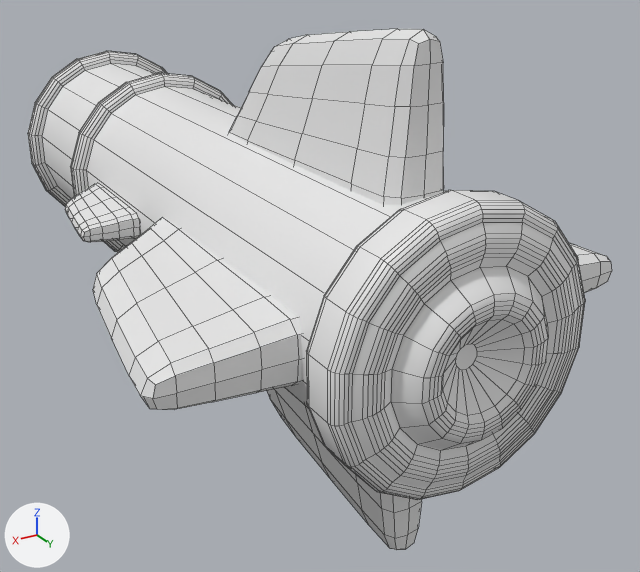
One commit to the FBX model Assets/Models/Rocket2.fbx: the scene before it, then after it.
Before and after are seen from a 50 mm camera at (0.588, 0.618, 0.459) aimed at (-0.171, -0.647, -0.174). Every picture has the same lights, and +X, +Y and +Z are marked at lower left. Mesh edges are drawn as thin lines. Where no turn or scale is listed for an object, it has been applied to the vertices.
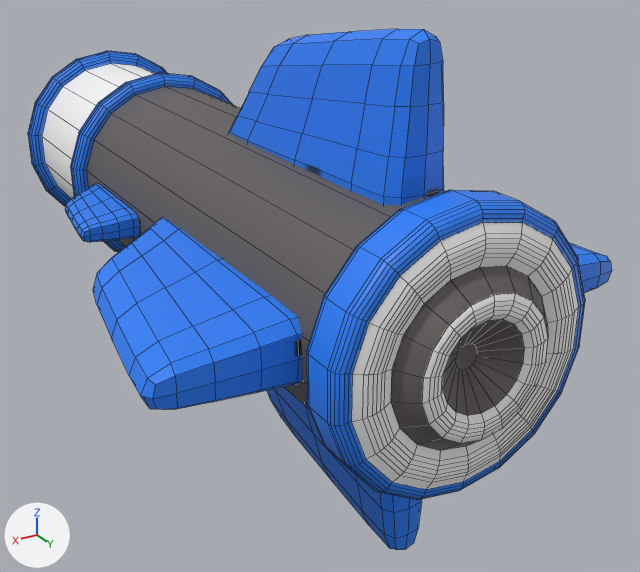
The newer file is also turned or shifted as a whole; pictures and numbers use the older file's frame.

Where the change shows, as pixel boxes [x1, y1, x2, y2] in the pictures (640 x 572 px):
```json
{"object": "Cylinder.006", "change": "surface changed", "before": [28, 51, 585, 500], "after": [28, 51, 585, 500]}
{"object": "Cube.006", "change": "surface changed, recoloured", "before": [93, 29, 612, 550], "after": [93, 29, 612, 550], "on screen": "white to blue"}
{"object": "Cube.009", "change": "surface changed", "before": [65, 183, 140, 242], "after": [65, 183, 140, 242], "on screen": "white to blue"}
```

Scene script edits in JSON lines:
```json
{"op": "add", "block": "img_rocket2_png", "code": ["img_rocket2_png = load_image('Rocket2.png', '../Textures/Rocket2.png', 1024, 1024, 'sRGB')"]}
{"block": "mat_r2base", "where": "n2 = _N.new('ShaderNodeTexImage'); n2.name = 'Image Texture'"}
{"op": "set", "path": "n2.image", "old": "img_r2basenormal_png", "new": "img_rocket2_png"}
{"op": "add", "block": "mat_r2base", "code": "n4 = _N.new('ShaderNodeTexImage'); n4.name = 'Image Texture.001'"}
{"op": "add", "block": "mat_r2base", "code": "n4.image = img_r2basenormal_png"}
{"block": "mat_r2base", "where": "n3 = _N.new('ShaderNodeNormalMap'); n3.name = 'Normal Map'"}
{"op": "remove", "block": "mat_r2base", "code": "_L.new(n2.outputs[0], n3.inputs[1])  # 'Color' to 'Color'"}
{"block": "mat_r2base", "where": "n0 = _N.new('ShaderNodeBsdfPrincipled'); n0.name = 'Principled BSDF'"}
{"op": "add", "block": "mat_r2base", "code": "_L.new(n2.outputs[0], n0.inputs[0])  # 'Color' to 'Base Color'"}
{"op": "add", "block": "mat_r2base", "code": "_L.new(n4.outputs[0], n3.inputs[1])  # 'Color' to 'Color'"}
{"block": "me_cube_027", "where": "me_cube_027.from_pydata(...)  # 488 vertices, 480 faces; spans x -0.339..0.339, y -0.58..-0.136, z -0.339..0.339"}
{"block": "me_cube_027", "where": "# used by ob_cube_006; location = (0.0, 0.0, 0.0)"}
{"block": "me_cube_027", "change": "me_cube_027 part 1: texture (UV) coordinates of 480 of 480 faces, centred in x -0.332..0.332, y -0.578..-0.137, z -0.332..0.332, changed; they spanned u 0.12..0.88, v 0.0..1.0 and now span u 0.88..0.94, v 0.87..0.95"}
{"op": "add", "block": "me_cube_027", "code": "me_cube_027.materials.append(mat_r2base)"}
```
